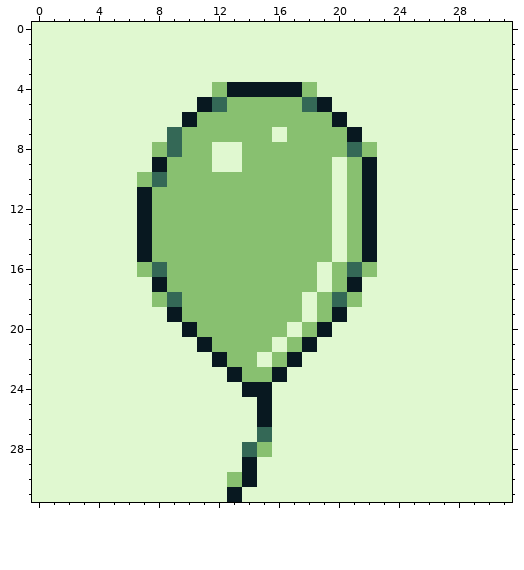
Two versions of one pixel-art sprite, bit-baloon.png. The first picture shows the starting point.
The file is 320x320 pixels, drawn in blocks of 10x10; one block is one cell here.
Now the later version:
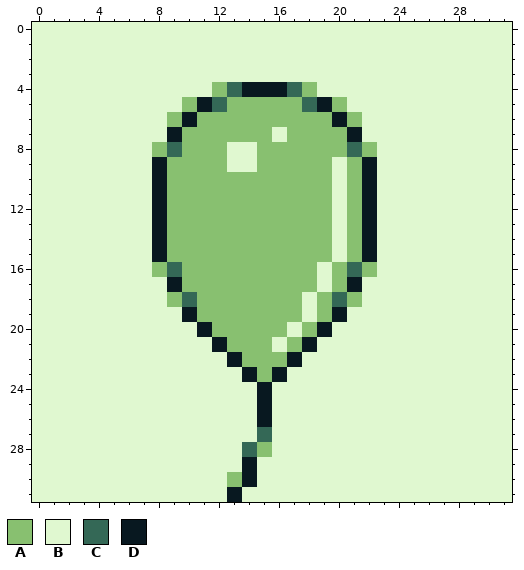
Palette (. is transparent): A #88c070  B #e0f8d0  C #346856  D #081820
Edits made:
y 4: x 13 D -> C; x 17 D -> C
y 5: x 10 B -> A; x 20 B -> A
y 6: x 9 B -> A; x 21 B -> A
y 7: x 9 C -> D
y 8..9: x 12 B -> A; x 14 A -> B
y 10: x 7..8 AC -> BD
y 11..15: x 7..8 DA -> BD
y 16: x 7..9 ACA -> BAC
y 17: x 8..9 DA -> BD
y 18: x 8..10 ACA -> BAC
y 19: x 9..10 DA -> BD
y 20: x 10..11 DA -> BD
y 21: x 11..12 DA -> BD
y 22: x 12..13 DA -> BD; x 15 B -> A
y 23: x 13..14 DA -> BD
y 24: x 14 D -> B
Boxes around the changes in both pictures, in picture pixels (x1, y1, x2, y2):
changed: (137, 82, 362, 397)
